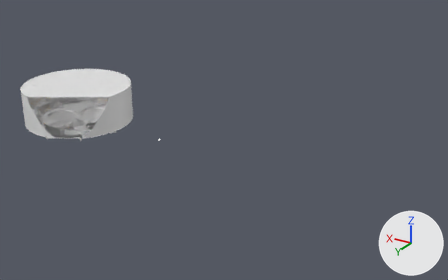
Before and after pictures for a commit that changed the FBX model Assets/Prefabs/3D Models/kt_stadium.fbx.
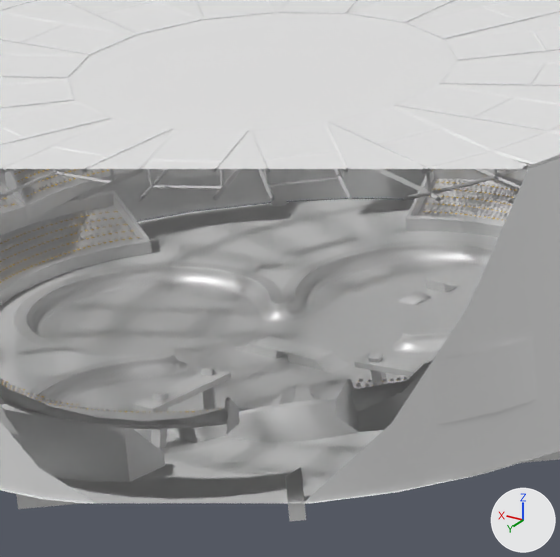
Each version appears first from a 50 mm lens placed at (-77.8, 158.3, 72.8), pointed at (14.9, 3.8, -4.4), and next in a close-up on the part from 10% to 25% of the width and 27% to 52% of the height. Every picture has the same lights, and +X, +Y and +Z are marked at lower right. Everything nearer to the camera than a plane just in front of the edit is cut away. Where no turn or scale is listed for an object, it has been applied to the vertices.

Script lines for the objects in view, before the commit:
```python
me_cylinder_004 = bpy.data.meshes.new('Cylinder.004')
me_cylinder_004.from_pydata(...)  # 461 vertices, 2 faces; spans x 4.8..38.0, y -6.1..27.1, z 16.6
me_cylinder_004.materials.append(mat_cloverwallplanks)  # its picture is missing
me_cylinder_025 = bpy.data.meshes.new('Cylinder.025')
me_cylinder_025.from_pydata(...)  # 1256 vertices, 448 faces; spans x -2.62..2.52, y -5.62..3.62, z -1.53..0.92
# faces by material slot: [48, 200, 200]
me_cylinder_025.materials.append(mat_cloverwallplanks)  # its picture is missing
me_cylinder_025.materials.append(mat_chair)  # yellow #e7b400
me_cylinder_025.materials.append(mat_chairsilhouette)  # its picture is missing
me_nurbspath_234 = bpy.data.meshes.new('NurbsPath.234')
me_nurbspath_234.from_pydata(...)  # 208 vertices, 223 faces; spans x -220.0..-74.0, y -54.0..7.0, z -191.0..40.0
# faces by material slot: [209, 14]
me_nurbspath_234.materials.append(mat_cloverplanks)  # its picture is missing
me_nurbspath_234.materials.append(mat_speedy)  # its picture is missing
ob_cylinder_002 = bpy.data.objects.new('Cylinder.002', me_cylinder_004)
ob_cylinder_002.location = (33.27, 14.84, -14.51)
ob_cylinder_007 = bpy.data.objects.new('Cylinder.007', me_cylinder_025)
ob_cylinder_007.location = (41.22, 31.35, 5.85)
ob_nurbspath_024 = bpy.data.objects.new('NurbsPath.024', me_nurbspath_234)
ob_nurbspath_024.location = (65.02, 25.09, 2.0)
ob_nurbspath_024.rotation_euler = (1.571, 0.0, -3.104)  # degrees (90, 0, -178)
ob_nurbspath_024.scale = (0.01, 0.01, 0.01)
# also in view: 'Cylinder.011' at (54.5, 38.6, 3.2); 'Cube.004' at (52.5, 33.2, 3.1); 'NurbsPath.033' at (56.0, 13.6, 1.8); 'Cube' at (54.7, 25.2, 0.9); 'Cylinder.008' at (68.0, 25.4, 3.2)
```
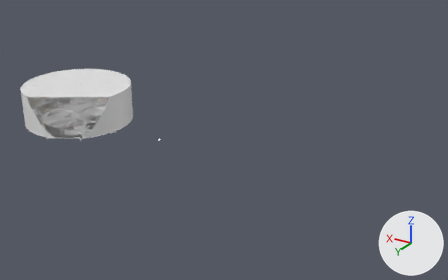
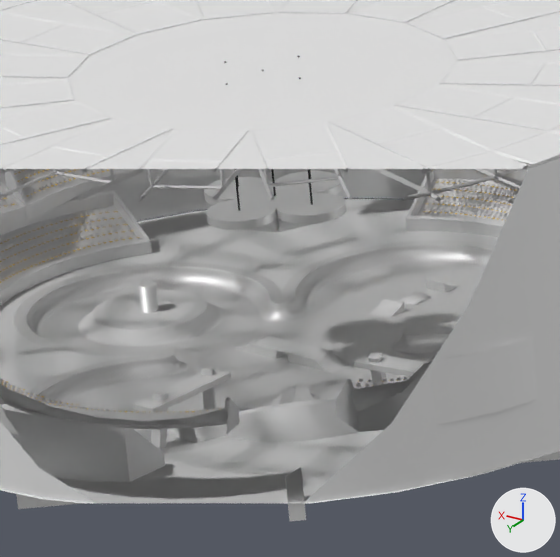
Commit message: Clover Stadium update

The change, as JSON lines over the scene's bpy script:
```json
{"op": "add", "block": "mat_black", "code": ["mat_black = principled_material('Black')", "mat_black.base_color = (0.0, 0.0, 0.0)  # black #000000"]}
{"op": "add", "block": "me_nurbspath_006_1", "code": ["me_nurbspath_006_1 = bpy.data.meshes.new('NurbsPath.006')", "me_nurbspath_006_1.from_pydata(...)  # 34 vertices, 46 faces; spans x 0.97..2.0, y -0.703..0.29, z -0.544..-0.138", "# faces by material slot: [2, 44]", "me_nurbspath_006_1.materials.append(mat_speedy)  # its picture is missing", "me_nurbspath_006_1.materials.append(mat_cloverwallplanks)  # its picture is missing"]}
{"op": "add", "block": "me_nurbspath_013", "code": ["me_nurbspath_013 = bpy.data.meshes.new('NurbsPath.013')", "me_nurbspath_013.from_pydata(...)  # 893 vertices, 743 faces; spans x -3.13..3.13, y -3.13..3.13, z -1.0..5.54", "# faces by material slot: [573, 170]", "me_nurbspath_013.materials.append(mat_cloverplanks)  # its picture is missing", "me_nurbspath_013.materials.append(mat_black)  # black #000000"]}
{"op": "add", "block": "me_beziercircle_001", "code": ["me_beziercircle_001 = bpy.data.meshes.new('BezierCircle.001')", "me_beziercircle_001.from_pydata(...)  # 1248 vertices, 1201 faces; spans x -2.83..2.83, y -2.83..2.83, z -0.54..1.02", "# faces by material slot: [49, 96, 1056]", "me_beziercircle_001.materials.append(mat_cloverplanks)  # its picture is missing", "me_beziercircle_001.materials.append(mat_speedy)  # its picture is missing", "me_beziercircle_001.materials.append(mat_cloverwallplanks)  # its picture is missing"]}
{"op": "add", "block": "ob_nurbspath_075", "code": ["ob_nurbspath_075 = bpy.data.objects.new('NurbsPath.075', me_nurbspath_006_1)", "ob_nurbspath_075.location = (53.27, 19.99, 2.0)"]}
{"op": "add", "block": "ob_nurbspath_078", "code": ["ob_nurbspath_078 = bpy.data.objects.new('NurbsPath.078', me_nurbspath_013)", "ob_nurbspath_078.location = (54.67, 25.37, 7.61)"]}
{"op": "add", "block": "ob_beziercircle", "code": ["ob_beziercircle = bpy.data.objects.new('BezierCircle', me_beziercircle_001)", "ob_beziercircle.location = (62.11, 25.3, 2.0)"]}
```

Location of each change, [x1, y1, x2, y2] in pixels of the close-ups (560 x 557 px):
```json
{"object": "NurbsPath.078", "change": "added", "after": [204, 56, 346, 232], "faces in mat_cloverplanks (its picture is missing)": [204, 171, 346, 232], "faces in mat_black (black #000000)": [224, 56, 313, 211]}
{"object": "BezierCircle", "change": "added", "after": [78, 281, 223, 347], "faces in mat_cloverwallplanks (its picture is missing)": [78, 290, 223, 347], "faces in mat_speedy (its picture is missing)": [89, 301, 211, 334], "faces in mat_cloverplanks (its picture is missing)": [138, 281, 158, 313]}
{"object": "NurbsPath.075", "change": "added", "after": [369, 297, 405, 318], "faces in mat_cloverwallplanks (its picture is missing)": [369, 302, 405, 318], "faces in mat_speedy (its picture is missing)": [381, 297, 404, 308]}
```
